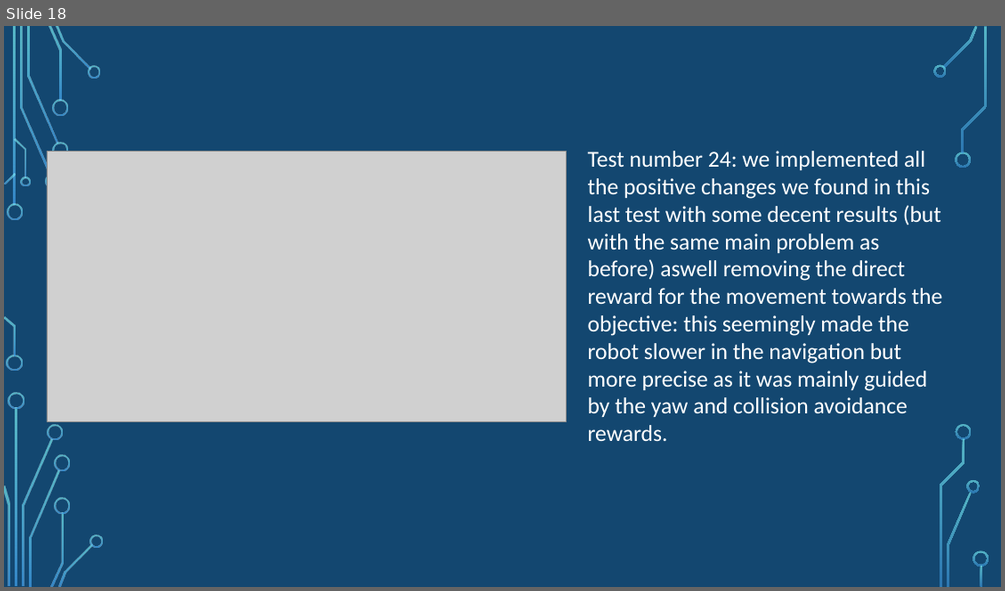
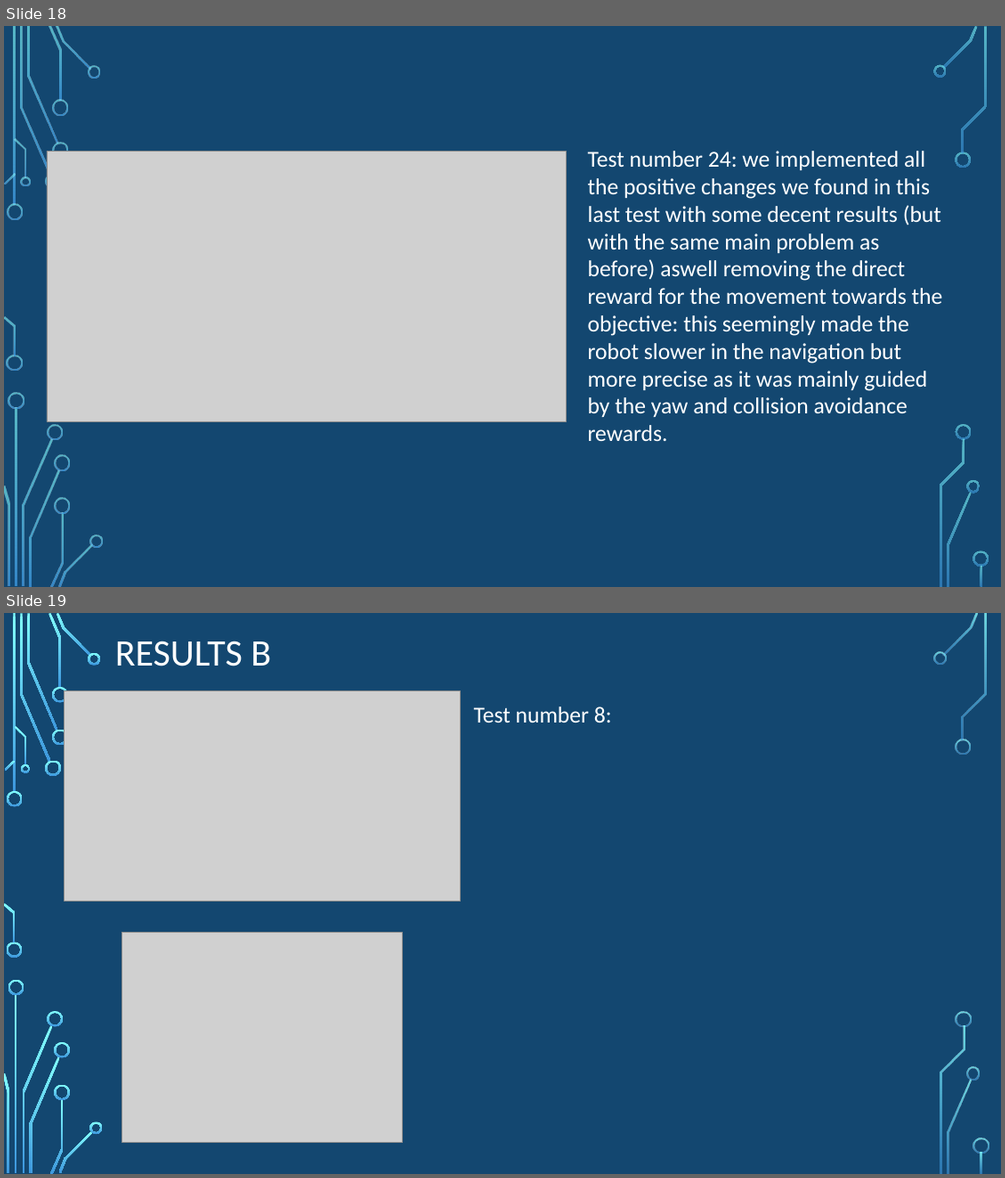
Before and after one commit to SSimuzzz/MobileRobotNavigation, a slide deck: Mini-Project/Group K Final Presentation.pptx. Shown one above the other, each under a label of ours: slide 18 before the commit, slides 18 and 19 after it. The pictures are 1005x591 and 1005x1178 pixels, drawn with LibreOffice and Linux fonts; fonts in the diff are those of the drawing; grey boxes stand for pictures; background and template pictures are left out. Boxes give left, top, right and bottom in pixels: in the first picture for what was removed or moved away, otherwise in the second. Text is boxed around its words. In the diff, an @@ line names an element or a change of style, - is before the commit and + after.

```diff
--- a/Mini-Project/Group K Final Presentation.pptx
+++ b/Mini-Project/Group K Final Presentation.pptx
@@ slide 19 added at (x1=4, y1=613, x2=1001, y2=1174), background picture (left out); not listed: 17 template elements that a slide beside it also shows @@
@@ title added at (x1=115, y1=641, x2=271, y2=666), 36 pt, text #FFFFFF @@
+RESULTS B
@@ picture added at (x1=65, y1=690, x2=461, y2=900) @@
@@ text added at (x1=474, y1=706, x2=612, y2=722), 22 pt, text #FFFFFF @@
+Test number 8:
@@ picture added at (x1=122, y1=933, x2=403, y2=1143) @@
@@ group added at (x1=7, y1=652, x2=989, y2=1172): 19 freeform shapes @@
```
Also in this commit, not shown: 3 slides changed, 1 other slide added, 7 other files.
